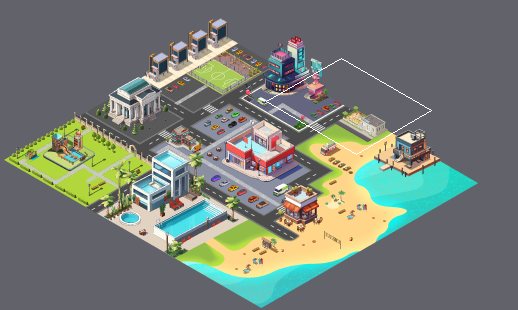
One commit to this Tiled map: CityMap.tmx. The first picture is a wide view before the edit; the outline marks the close-up.
Close-up. Before the edit:
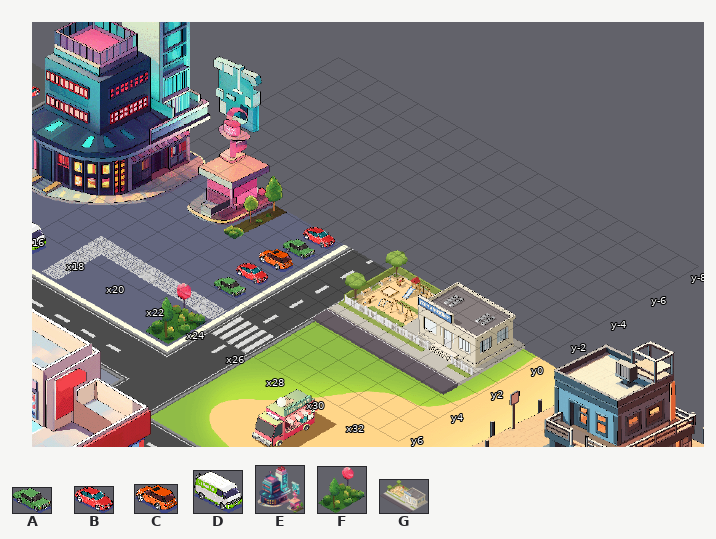
Cells are 55x32 px. Isometric: x runs down to the right, y down to the left. Shown: x 16..33, y -8..6. The commit also changed other parts of the map, which this record leaves out.
Key: from "CasinoAssets": A 0 "CasinoAssets00001", B 3 "CasinoAssets00004", C 4 "CasinoAssets00005", D 5 "CasinoAssets00006", E 6 "CasinoAssets00007", F 8 "CasinoAssets00009"; from "SmallHouseAsstes": G 0 "SmallHouse".
_ is an empty cell.
Objects are placed by the point they stand on, in cells (3,4 is the top-left corner of cell 3,4); size is 1x1 cell unless given.
Layers that did not change in this view are not listed.
Objects on layer "objectLayer" before:
B "CasinoAssets00004" at 23.8,0.7 size 0.8x0.9
A "CasinoAssets00001" at 23.8,1.7 size 0.8x0.9
C "CasinoAssets00005" at 23.7,2.8 size 0.9x1
B "CasinoAssets00004" at 23.7,3.9 size 0.8x0.9
G "SmallHouse" at 32.6,4.5 size 5.3x6.2
E "CasinoAssets00007" at 19.1,4.6 size 7x11.7
A "CasinoAssets00001" at 23.6,5 size 0.8x0.9
D "CasinoAssets00006" at 16.6,8.3 size 1.1x1.7
F "CasinoAssets00009" at 24.3,8.4 size 1.6x2.6
The result:
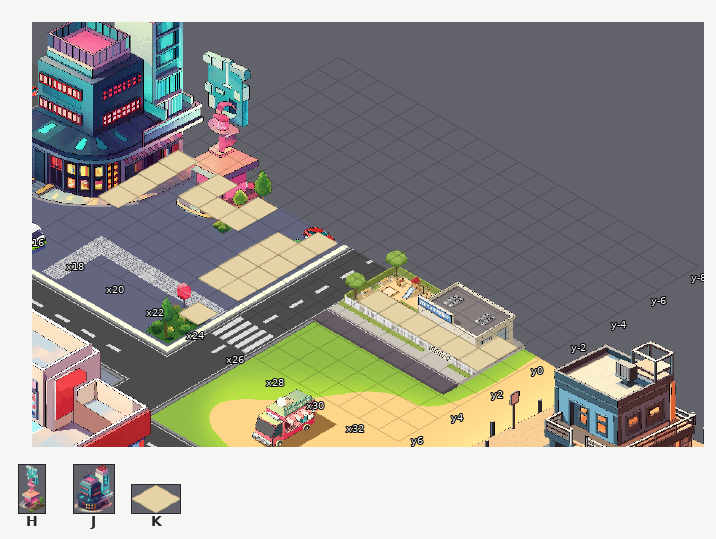
Further tiles: from "CasinoAssets": H 13 "CasinoAssets00012", J 15 "CasinoAssets00013"; from "floor": K 0.
The commit says: casino img change
The edit:
Changed rows in their new state; . is an unchanged cell.
Layer "objectLayer":
added: H "CasinoAssets00012" at 20.8,2.4 size 2.5x7.9
added: J "CasinoAssets00013" at 16.8,4.3 size 4.9x10.3
removed: E "CasinoAssets00007" at 19.1,4.6 size 7x11.7
Layer "layer":
first column x 16:
 0 K.K.K..K........K
 1 K.KKK.KK...KKKKKK
 2 K.....KK.........
 3 K.....KK.........
 4 ......KK.........
 6 .......K.........
Where, in picture pixels (left, top, right, bottom), the same in both close-ups:
changed: (32, 22, 338, 325)
added: (358, 290, 518, 371)
